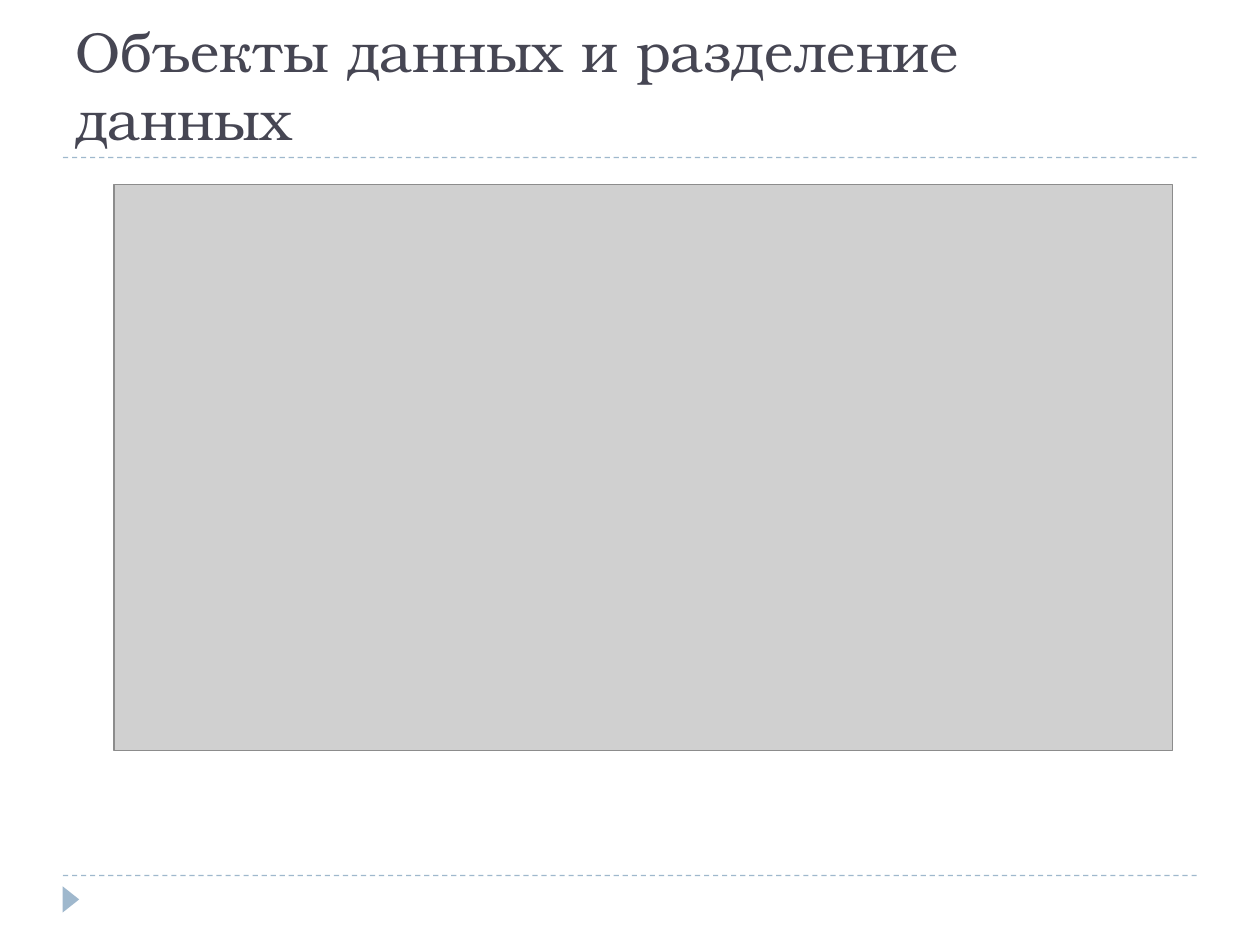
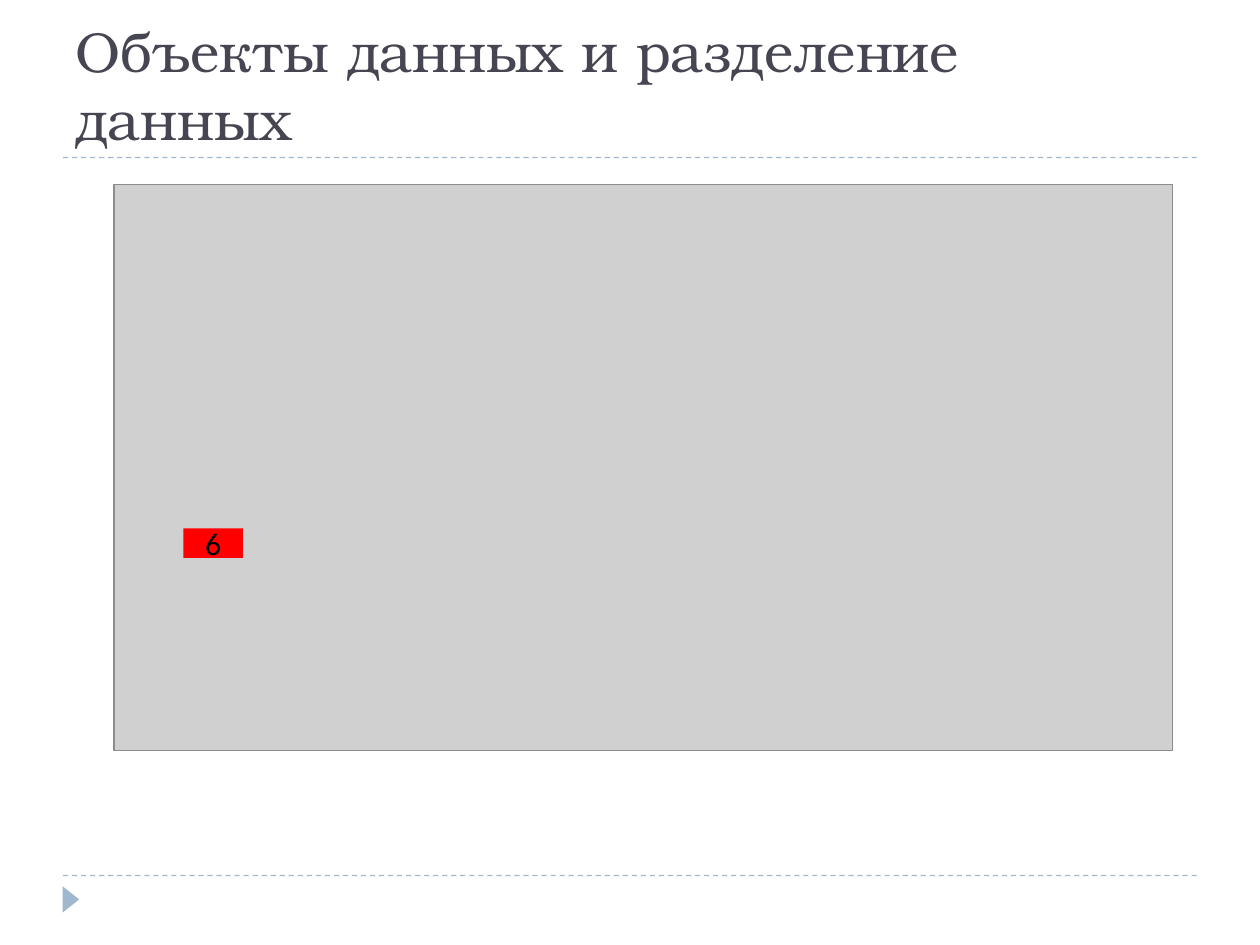
Before and after one commit to wite27/ParallelLanguages, a slide deck: slide 8 of Распределенная файловая система Lustre.pptx. Drawn at 1260x945 pixels with LibreOffice and Linux fonts; fonts in the diff are those of the drawing; grey boxes stand for pictures. Boxes give left, top, right and bottom in pixels: in the first picture for what was removed or moved away, otherwise in the second. Text is boxed around its words. In the diff, an @@ line names an element or a change of style, - is before the commit and + after.

```diff
--- a/Распределенная файловая система Lustre.pptx
+++ b/Распределенная файловая система Lustre.pptx
@@ rectangle added at <box>184,528,243,558</box>, fill #FF0000, 18 pt, text #000000 @@
+6
```
Also in this commit, not shown: 1 other slide changed, 1 other file.
